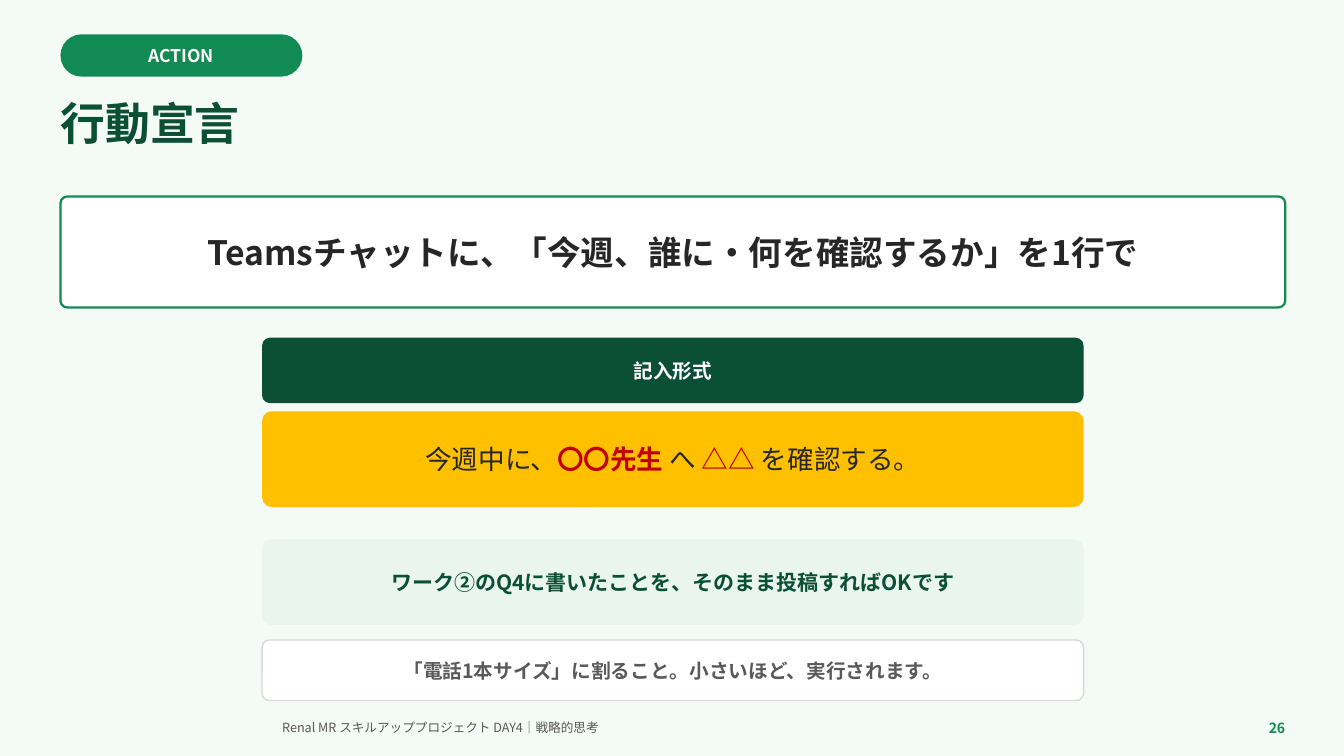
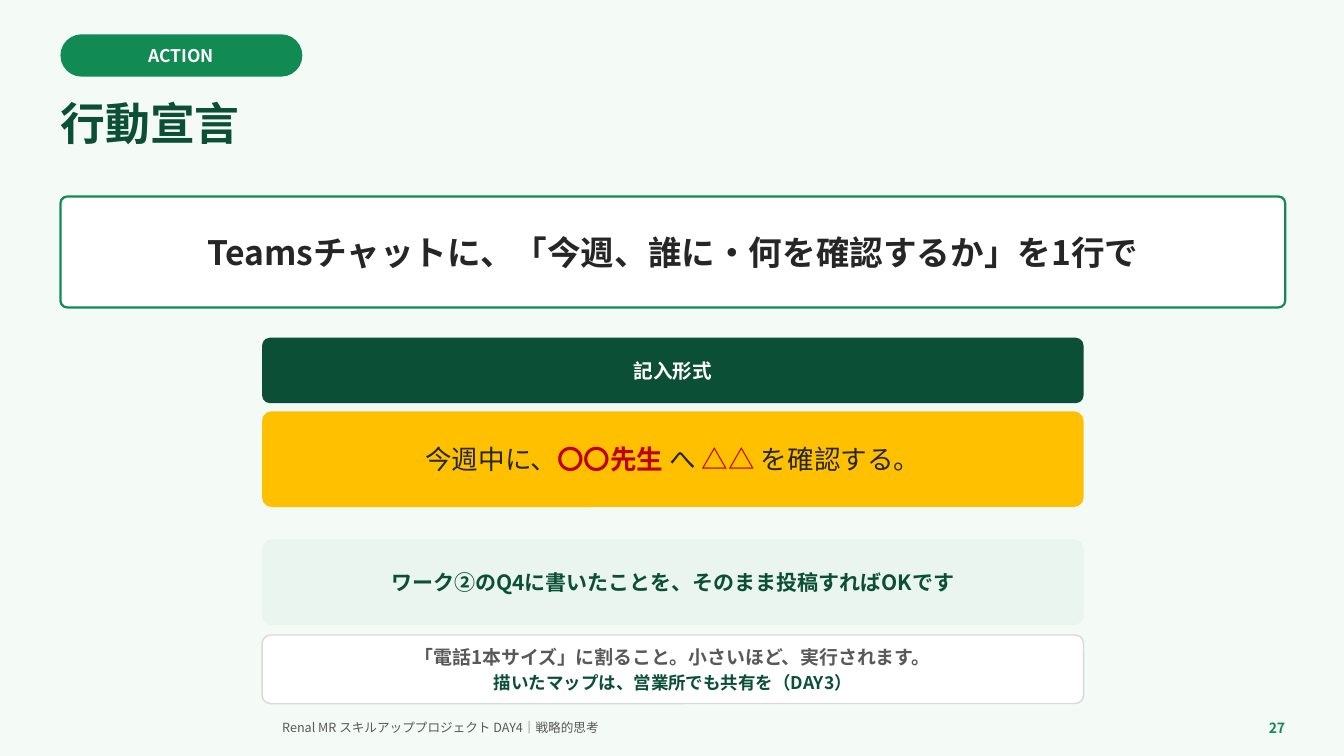
Before and after one commit to TAKUYA-1187/Claude, a slide deck: slide 27 of novartis_training/DAY4_ちょっと分かるだけで世界が変わる.pptx (slide 26 before the commit). Drawn at 1344x756 pixels with LibreOffice and Linux fonts; fonts in the diff are those of the drawing; background and template pictures are left out. Boxes give left, top, right and bottom in pixels: in the first picture for what was removed or moved away, otherwise in the second. Text is boxed around its words. In the diff, an @@ line names an element or a change of style, - is before the commit and + after.

```diff
--- a/novartis_training/DAY4_ちょっと分かるだけで世界が変わる.pptx
+++ b/novartis_training/DAY4_ちょっと分かるだけで世界が変わる.pptx
@@ rounded rectangle "「電話1本サイズ」に割ること。小さいほど、実行されます。": place and size @@
-rounded rectangle "「電話1本サイズ」に割ること。小さいほど、実行されます。" at box(262, 640, 1084, 701)
+rounded rectangle "「電話1本サイズ」に割ること。小さいほど、実行されます。" at box(262, 635, 1084, 704)
@@ text in rounded rectangle at box(415, 648, 931, 666): size 14 to 13.5 pt in "「電話1本サイズ」に割ること。小さいほど、実行されます。"; more space between paragraphs @@
@@ text in rounded rectangle at box(494, 674, 852, 691): paragraph added @@
+描いたマップは、営業所でも共有を（DAY3）
@@ text at box(1269, 722, 1285, 733): text changed @@
-26
+27
```
Also in this commit, not shown: 14 other slides changed, 1 slide added, 2 other files.
